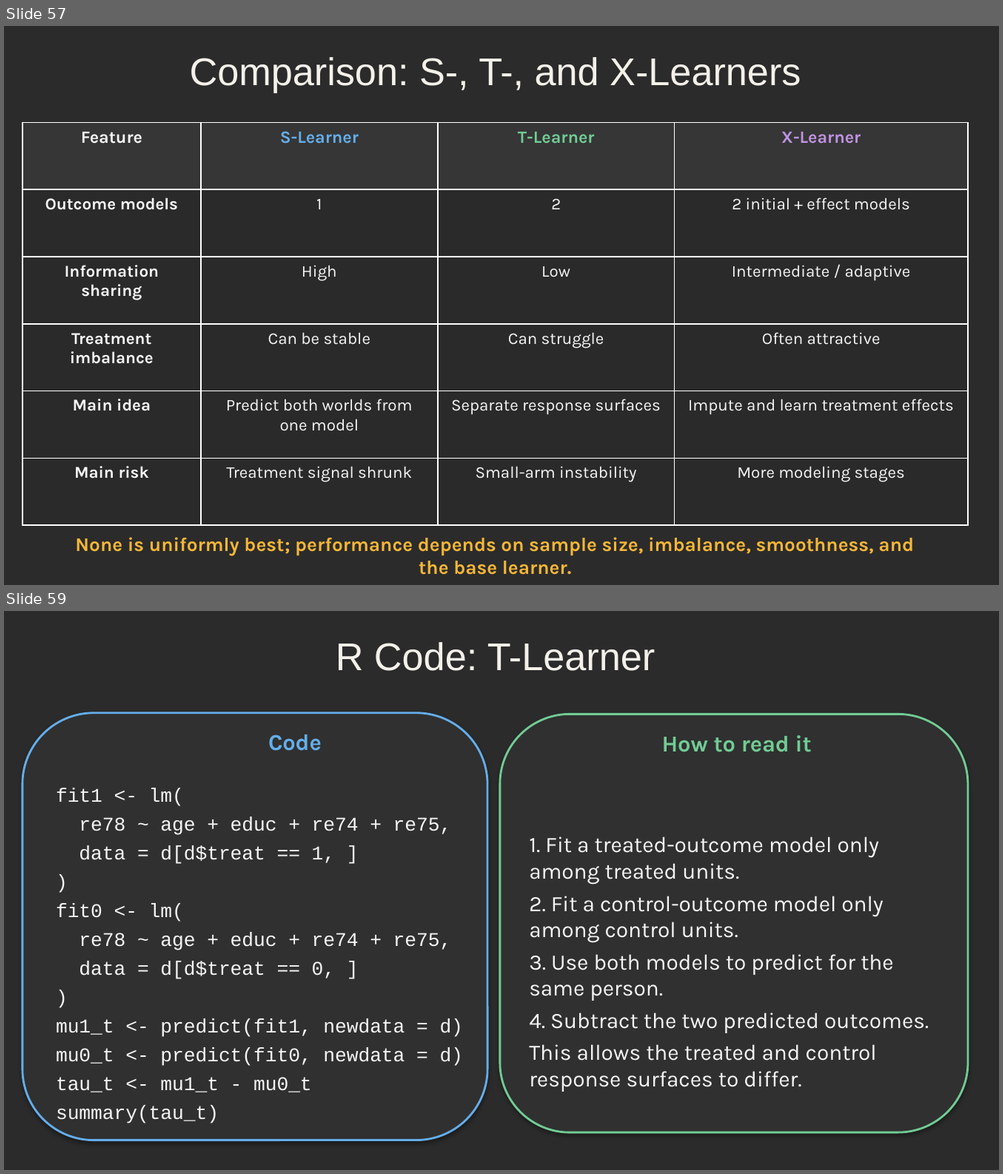
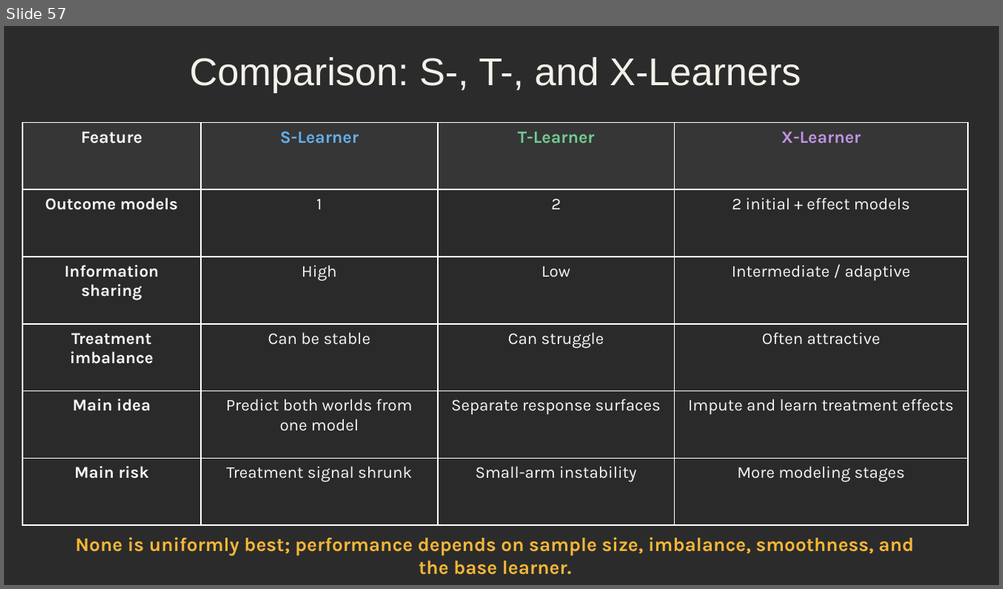
Before and after one commit to djghosh1123/STAT-7900-Causal-Analysis, a slide deck: Lectures/Lecture 8.pptx. Shown one above the other, each under a label of ours: slides 57 and 59 before the commit, slide 57 after it; the slides between them are not shown. The pictures are 1003x1174 and 1003x589 pixels, drawn with LibreOffice and Linux fonts; fonts in the diff are those of the drawing; background and template pictures are left out; a plain dark background stands for a picture behind light text. Boxes give left, top, right and bottom in pixels: in the first picture for what was removed or moved away, otherwise in the second. Text is boxed around its words. In the diff, an @@ line names an element or a change of style, - is before the commit and + after.

```diff
--- a/Lectures/Lecture 8.pptx
+++ b/Lectures/Lecture 8.pptx
@@ slide 59 removed at [4,611,999,1170], background picture (left out) @@
@@ text removed at [336,642,654,671] @@
-R Code: T-Learner
@@ rounded rectangle removed at [23,713,487,1141] @@
@@ rounded rectangle removed at [499,715,967,1133] @@
@@ text removed at [268,735,321,751] @@
-Code
@@ text removed at [662,735,811,752] @@
-How to read it
@@ text removed at [56,789,463,1124] @@
-fit1 <- lm(
-re78 ~ age + educ + re74 + re75,
-data = d[d$treat == 1, ]
-)
-fit0 <- lm(
-re78 ~ age + educ + re74 + re75,
-data = d[d$treat == 0, ]
-)
-mu1_t <- predict(fit1, newdata = d)
-mu0_t <- predict(fit0, newdata = d)
-tau_t <- mu1_t - mu0_t
-summary(tau_t)
@@ text removed at [529,837,928,1092] @@
-1. Fit a treated-outcome model only among treated units.
-2. Fit a control-outcome model only among control units.
-3. Use both models to predict for the same person.
-4. Subtract the two predicted outcomes.
-This allows the treated and control response surfaces to differ.
```
Also in this commit, not shown: 22 other slides removed, 3 other files.
